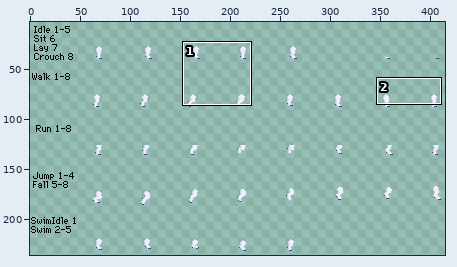
Sprite sheet: humanoid/wr/absol/legs/hindlegBack.png. The picture above shows the old version from afar; the outline marks the close-up.
Close-up. Before:
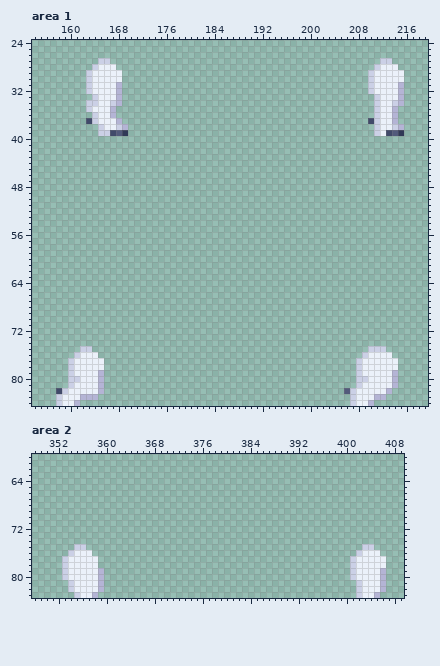
The file is 432x240 pixels. Shown: area 1: x 154..219, y 24..84; area 2: x 348..409, y 60..83. The wide view leaves out empty margins. The commit also changed other parts of the picture, which this record leaves out.
The same view after the edit:
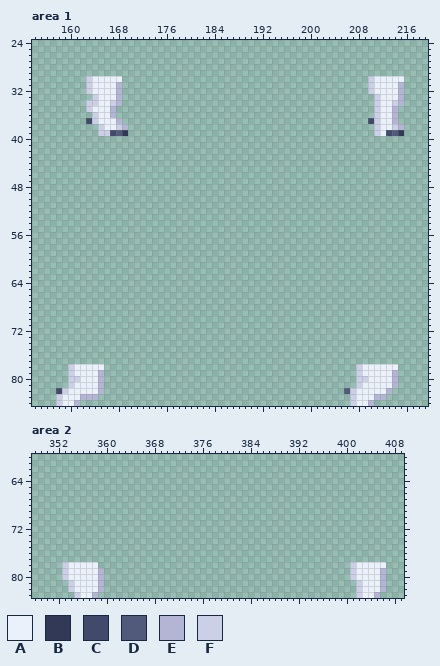
Palette (. is transparent): A #ebf1fa  B #313957  C #414a6a  D #525a7b  E #b4b4d5  F #cbd0e6
Changes in this commit:
Changed rows in their new state; - is an unchanged pixel.
Area 1:
first column x 163:
27 --..---------------------------------------------..--
28 -....-------------------------------------------....-
29 ......-----------------------------------------......
first column x 160:
75 --..----------------------------------------------...--
76 -....--------------------------------------------.....-
77 ......------------------------------------------.......
Area 2:
first column x 353:
75 --..----------------------------------------------..--
76 -....--------------------------------------------....-
77 ......------------------------------------------......
Pixel boxes of the changes (left, top, right, bottom) in both close-ups:
erased: (86, 58, 122, 76)
erased: (368, 58, 404, 76)
erased: (68, 346, 104, 364)
erased: (356, 346, 398, 364)
erased: (62, 544, 98, 562)
erased: (350, 544, 386, 562)
